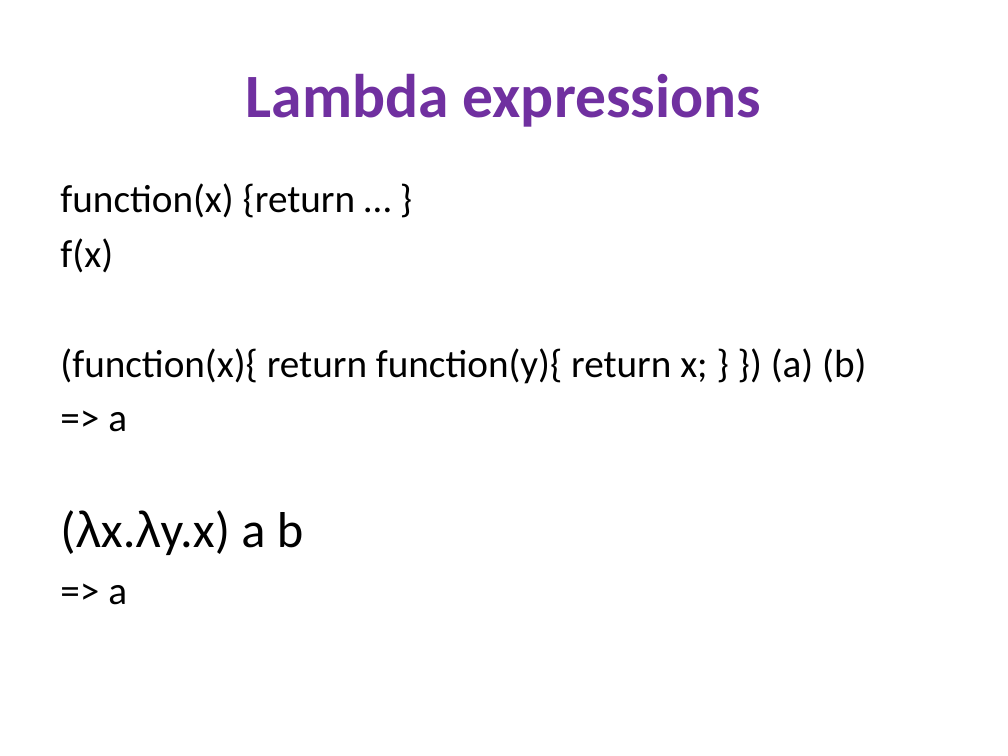
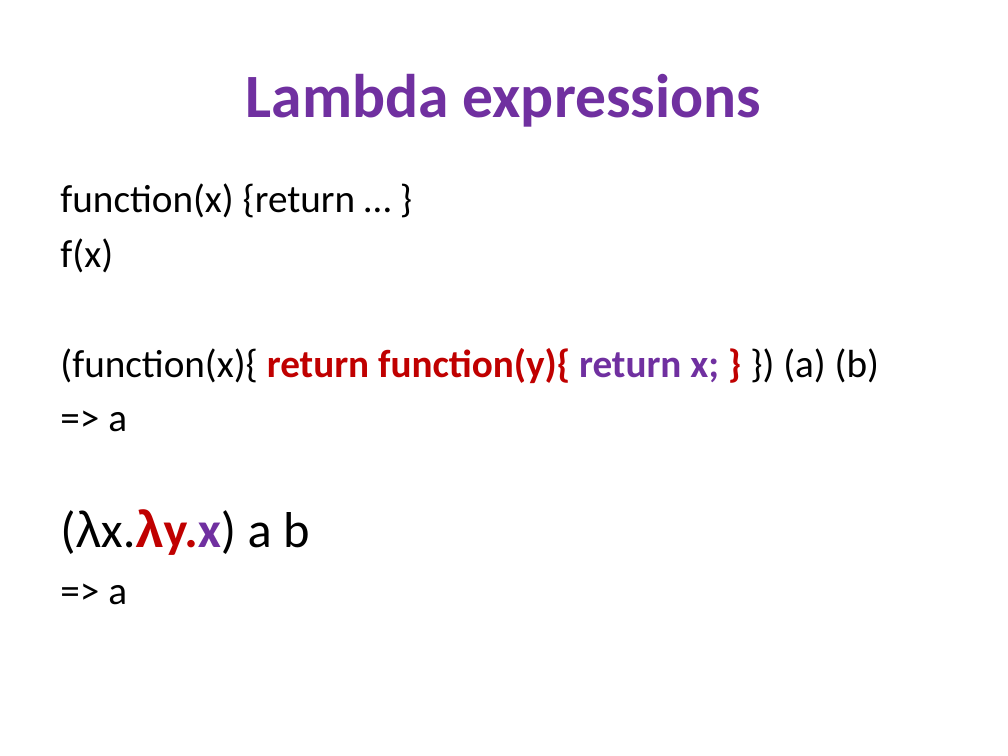
Before and after one commit to kontur-edu/intern-2014, a slide deck: slide 2 of 02-FP/FP in C# 2014.pptx. Drawn at 1008x756 pixels with LibreOffice and Linux fonts; fonts in the diff are those of the drawing. Boxes give left, top, right and bottom in pixels: in the first picture for what was removed or moved away, otherwise in the second. Text is boxed around its words. In the diff, an @@ line names an element or a change of style, - is before the commit and + after.

```diff
--- a/02-FP/FP in C# 2014.pptx
+++ b/02-FP/FP in C# 2014.pptx
@@ text at (60, 348, 879, 555): text colour #000000 to #C00000 in "return function(y){ }", "(λx.λy.x)"; text colour #000000 to #7030A0 in "return x;", "(λx.λy.x)"; bold on in "return function(y){ return x; }", "(λx.λy.x)" @@
```
Also in this commit, not shown: 4 other slides changed, 1 slide added, 8 other files.
